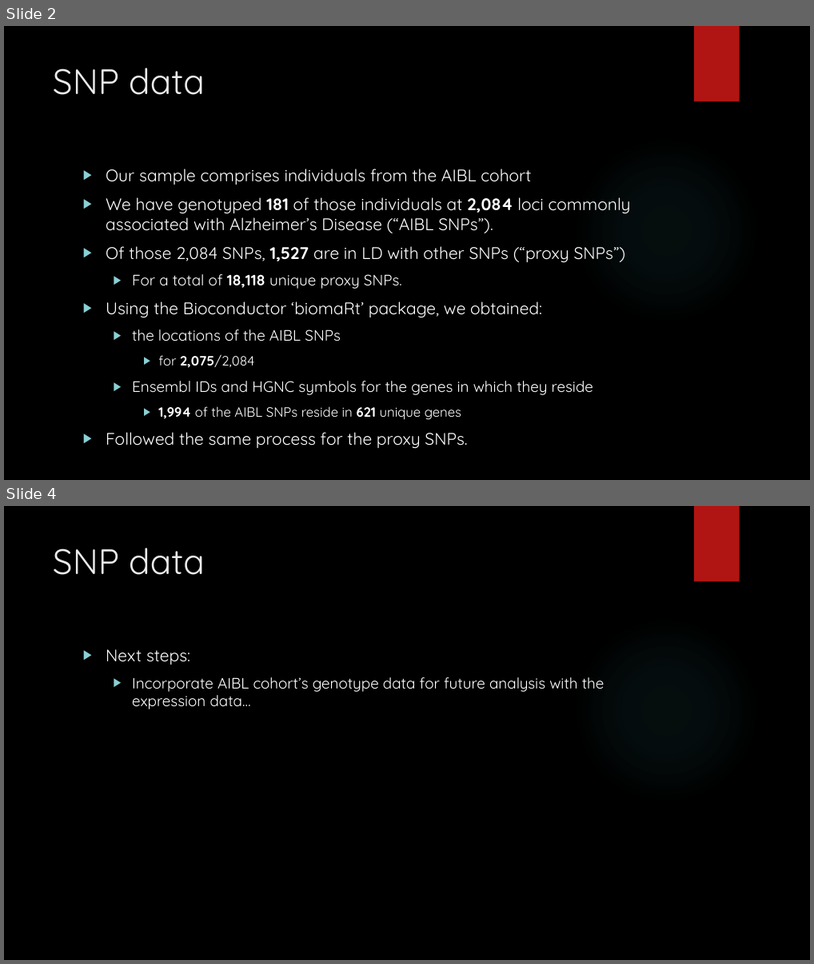
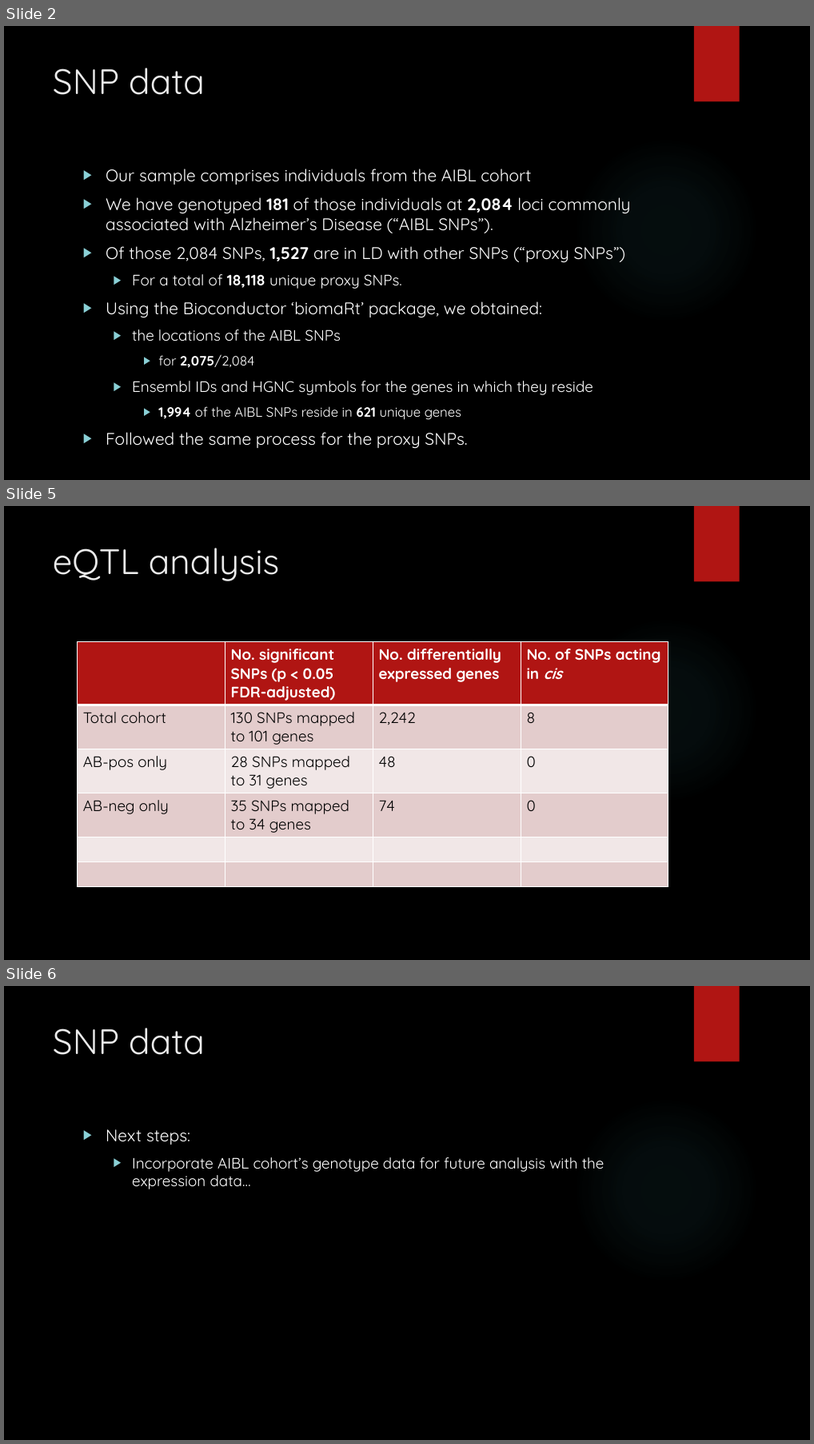
Before and after one commit to IanBrettell/AD_project, a slide deck: Presentations/Feature selection for Alzheimer’s Disease.pptx. Shown one above the other, each under a label of ours: slides 2 and 4 before the commit, slides 2, 5 and 6 after it; the slides between them are not shown. The pictures are 814x964 and 814x1444 pixels, drawn with LibreOffice and Linux fonts; fonts in the diff are those of the drawing; background and template pictures are left out. Boxes give left, top, right and bottom in pixels: in the first picture for what was removed or moved away, otherwise in the second. Text is boxed around its words. In the diff, an @@ line names an element or a change of style, - is before the commit and + after.

```diff
--- a/Presentations/Feature selection for Alzheimer’s Disease.pptx
+++ b/Presentations/Feature selection for Alzheimer’s Disease.pptx
@@ slide 5 added at (4,506,810,960), background picture (left out); not listed: 2 template elements that a slide beside it also shows @@
@@ title added at (53,548,279,581), 42 pt, text #EBEBEB @@
+eQTL analysis
@@ table added at (77,641,670,878), 6 rows, 4 columns @@
+ | No. significant SNPs (p < 0.05 FDR-adjusted) | No. differentially expressed genes | No. of SNPs acting in cis
+Total cohort | 130 SNPs mapped to 101 genes | 2,242 | 8
+AB-pos only | 28 SNPs mapped to 31 genes | 48 | 0
+AB-neg only | 35 SNPs mapped to 34 genes | 74 | 0
+ |  |  | 
+ |  |  | 
@@ what was slide 4 is now slide 6 @@
```
Also in this commit, not shown: 1 slide changed, 1 other slide added, 56 other files.
